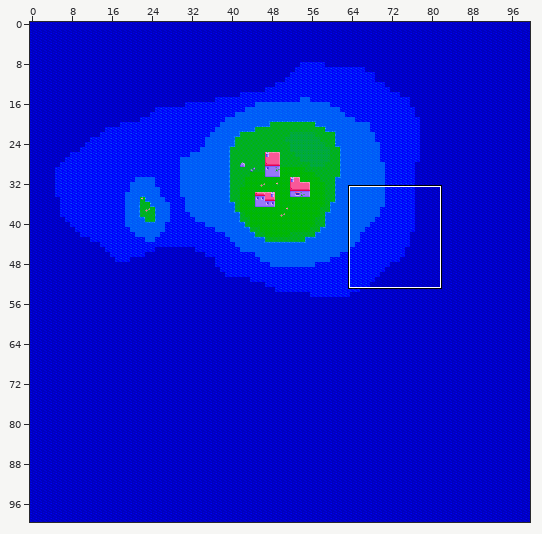
Tiled map: src/map.tmx. Above, an overview of the earlier version with the close-up marked.
Close-up. Earlier state:
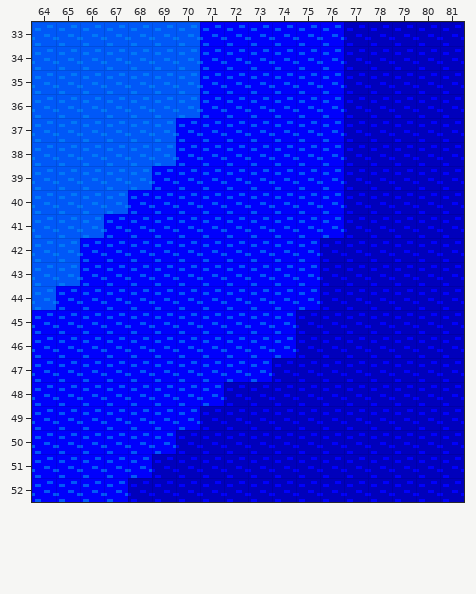
Cells are 8x8 px. Shown: x 64..81, y 33..52. The commit also changed other parts of the map, which this record leaves out.
After the commit:
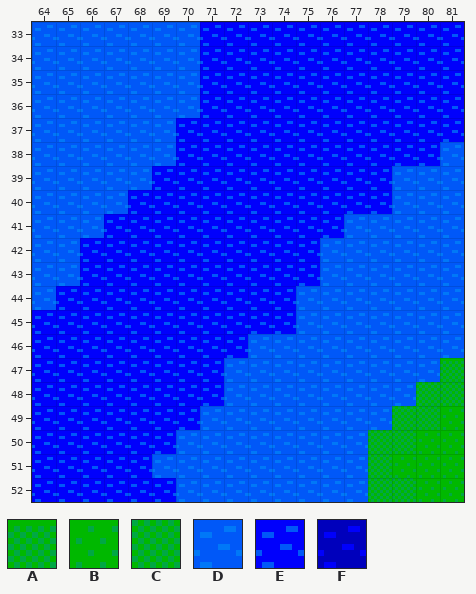
Key: from "tileset": A 190, B 193, C 211, D 316, E 359, F 380.
_ is an empty cell, . an unchanged one.
From old to new:
--- layer "base"
@@ x 68..81 @@
-33 .........FFFFF
-34 .........FFFFF
-35 .........FFFFF
-36 .........FFFFF
-37 .........FFFFF
-38 .........FFFFF
-39 .........FFFFF
-40 .........FFFFF
-41 .........FFFFF
-42 ........FFFFFF
-43 ........FFFFFF
-44 .......EFFFFFF
-45 .......FFFFFFF
-46 .....EEFFFFFFF
-47 ....EEFFFFFFFF
-48 ....FFFFFFFFFF
-49 ...FFFFFFFFFFF
-50 ..FFFFFFFFFFFF
-51 .FFFFFFFFFFFFF
-52 FFFFFFFFFFFFFF
+33 .........EEEEE
+34 .........EEEEE
+35 .........EEEEE
+36 .........EEEEE
+37 .........EEEEE
+38 .........EEEED
+39 .........EEDDD
+40 .........EEDDD
+41 .........DDDDD
+42 ........DDDDDD
+43 ........DDDDDD
+44 .......DDDDDDD
+45 .......DDDDDDD
+46 .....DDDDDDDDD
+47 ....DDDDDDDDDA
+48 ....DDDDDDDDCC
+49 ...DDDDDDDDCCB
+50 ..DDDDDDDDCCBB
+51 .DDDDDDDDDCBBB
+52 EEDDDDDDDDCCBB
Changed places in both close-ups, as pixel boxes (x1, y1, x2, y2):
changed: (128, 22, 464, 502)
